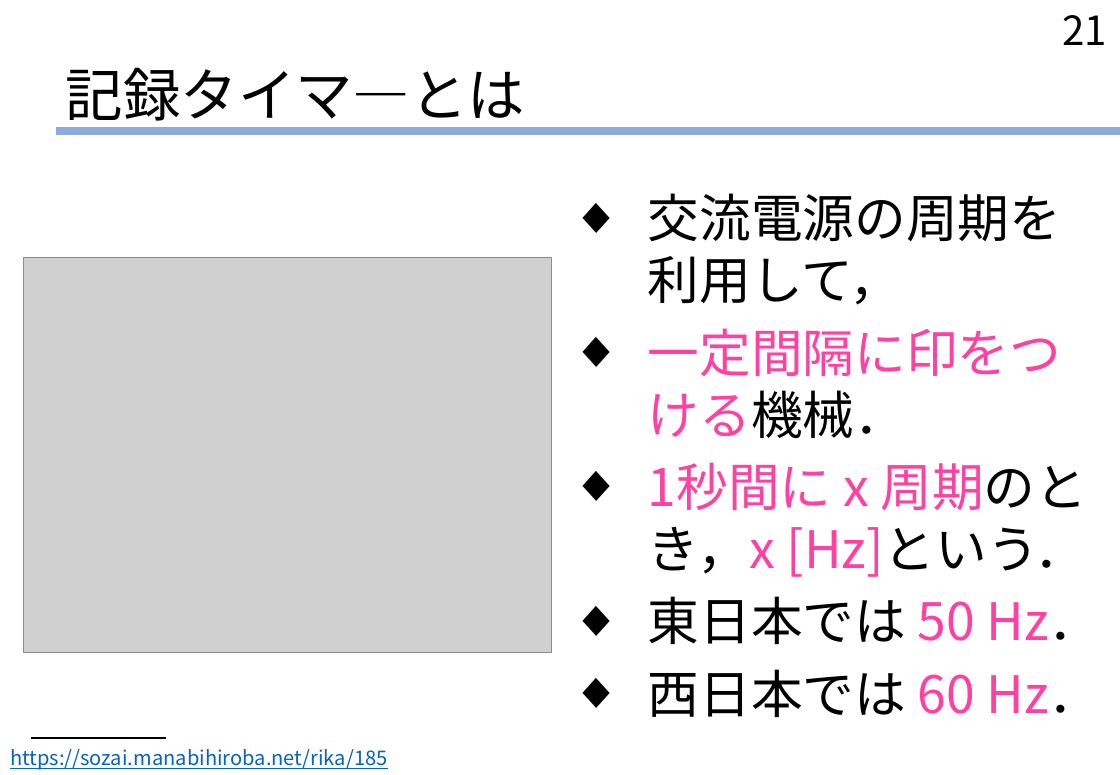
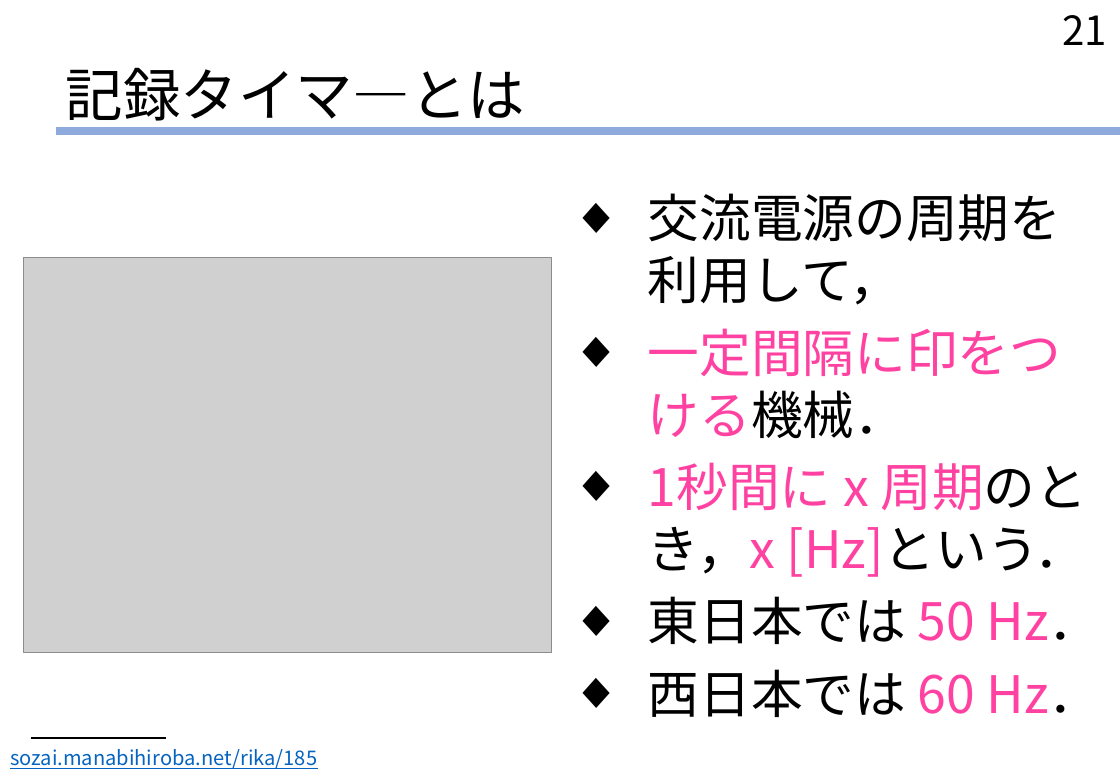
Before and after one commit to Kitocya/kitocya.github.io, a slide deck: slide 21 of JP/JPF02_slide_TLF.pptx. Drawn at 1120x775 pixels with LibreOffice and Linux fonts; fonts in the diff are those of the drawing; grey boxes stand for pictures. Boxes give left, top, right and bottom in pixels: in the first picture for what was removed or moved away, otherwise in the second. Text is boxed around its words. In the diff, an @@ line names an element or a change of style, - is before the commit and + after.

```diff
--- a/JP/JPF02_slide_TLF.pptx
+++ b/JP/JPF02_slide_TLF.pptx
@@ text at [10,749,317,769]: text changed @@
-https://sozai.manabihiroba.net/rika/185
+sozai.manabihiroba.net/rika/185
```
Also in this commit, not shown: 16 other slides changed, 3 other files.
